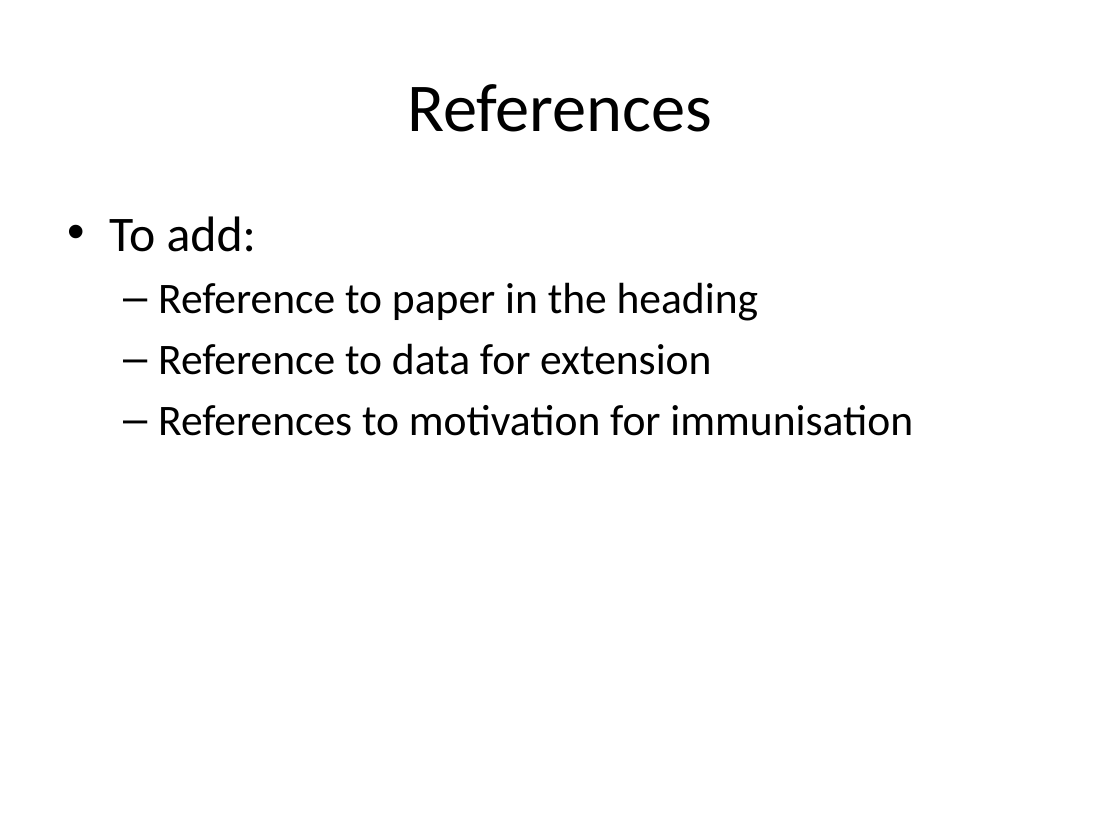
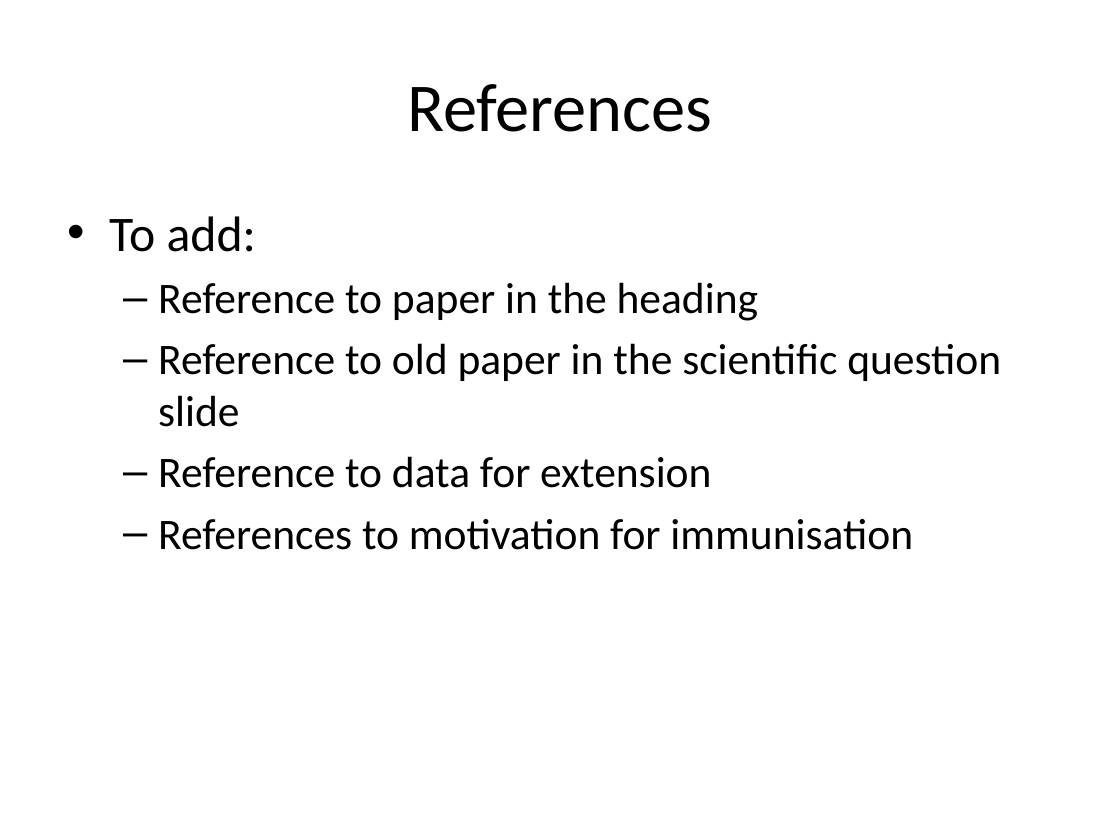
Before and after one commit to mertz2001/stat-inference, a slide deck: slide 29 of STAT3013 Project draft5.pptx (slide 28 before the commit). Drawn at 1120x840 pixels with LibreOffice and Linux fonts; fonts in the diff are those of the drawing. Boxes give left, top, right and bottom in pixels: in the first picture for what was removed or moved away, otherwise in the second. Text is boxed around its words. In the diff, an @@ line names an element or a change of style, - is before the commit and + after.

```diff
--- a/STAT3013 Project draft5.pptx
+++ b/STAT3013 Project draft5.pptx
@@ text at [158,343,1001,427]: paragraph added @@
+  – Reference to old paper in the scientific question slide
```
Also in this commit, not shown: 5 other slides changed, 1 slide added, 1 other file.
